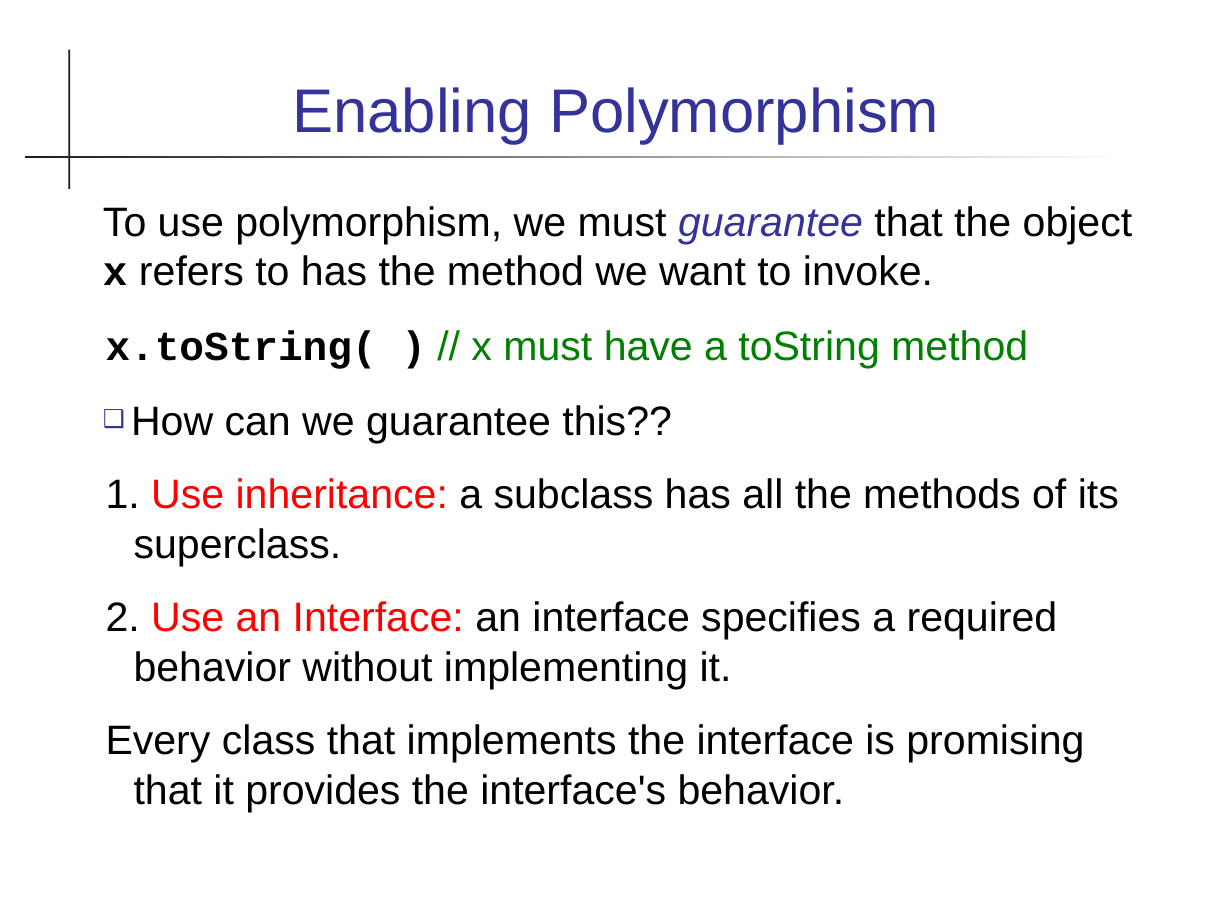
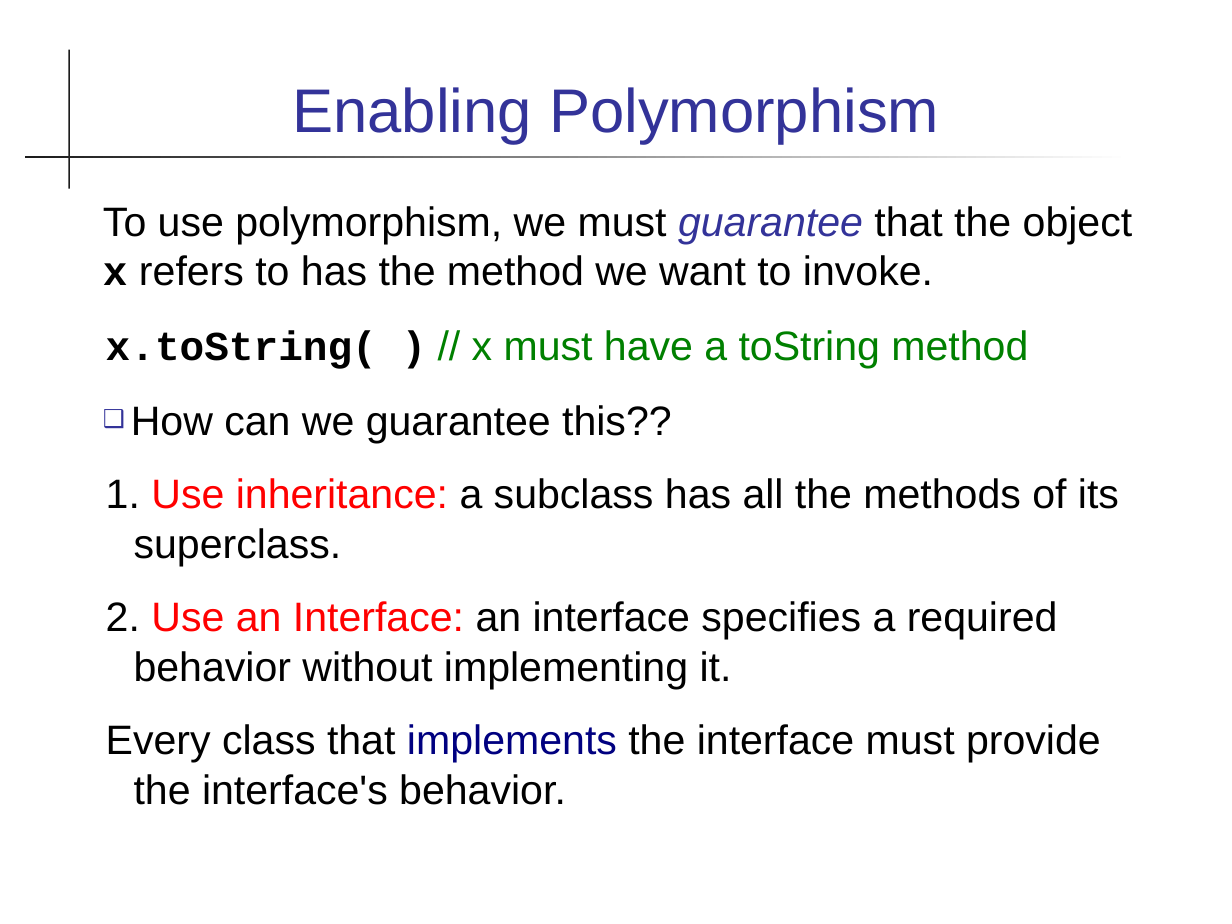
Before and after one commit to skeoop/skeoop.github.io, a slide deck: slide 20 of week2/1-Polymorphism.ppt. Drawn at 1232x924 pixels with LibreOffice and Linux fonts; fonts in the diff are those of the drawing. Boxes give left, top, right and bottom in pixels: in the first picture for what was removed or moved away, otherwise in the second. Text is boxed around its words. In the diff, an @@ line names an element or a change of style, - is before the commit and + after.

```diff
--- a/week2/1-Polymorphism.ppt
+++ b/week2/1-Polymorphism.ppt
@@ text at (x1=106, y1=724, x2=1101, y2=805): text changed @@
-Every class that implements the interface is promising that it provides the interface's behavior.
+Every class that implements the interface must provide the interface's behavior.
```
Also in this commit, not shown: 2 other slides changed, 10 other files.
